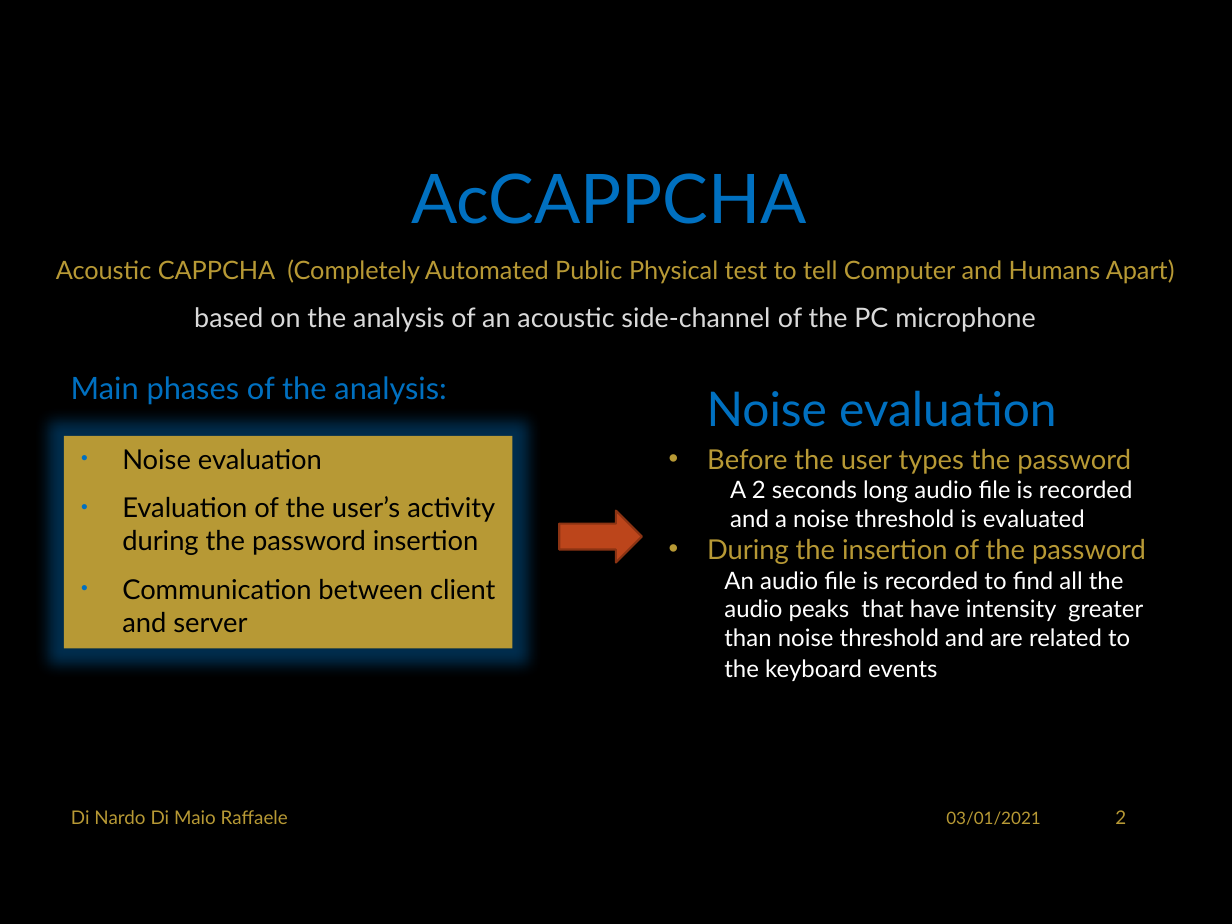
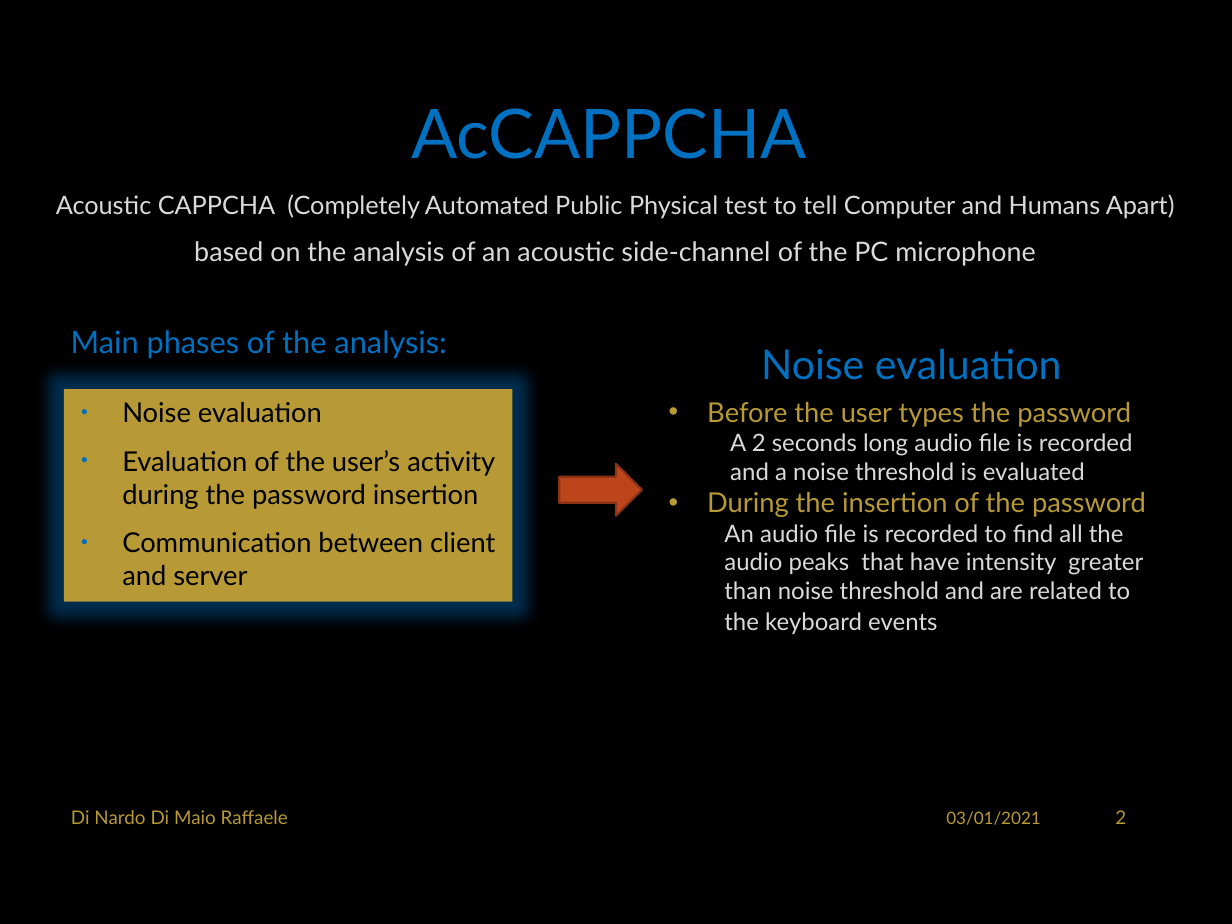
Before and after one commit to RaffaDNDM/AcCAPPCHA, a slide deck: slide 3 of Thesis/AcCAPPCHA.pptx. Drawn at 1232x924 pixels with LibreOffice and Linux fonts; fonts in the diff are those of the drawing; background and template pictures are left out. Boxes give left, top, right and bottom in pixels: in the first picture for what was removed or moved away, otherwise in the second. Text is boxed around its words. In the diff, an @@ line names an element or a change of style, - is before the commit and + after.

```diff
--- a/Thesis/AcCAPPCHA.pptx
+++ b/Thesis/AcCAPPCHA.pptx
@@ title "AcCAPPCHA": place and size @@
-title "AcCAPPCHA" at [411,173,807,224]
+title "AcCAPPCHA" at [411,108,807,159]
@@ text "Acoustic CAPPCHA (Completely Automated Public ...": place and size @@
-text "Acoustic CAPPCHA (Completely Automated Public ..." at [56,259,1175,332]
+text "Acoustic CAPPCHA (Completely Automated Public ..." at [56,194,1175,266]
@@ text at [56,194,1175,218]: text colour #B79935 to #DADADA in "Acoustic CAPPCHA (Completely Automated Public Physical test ..." @@
@@ text "Noise evaluation": place and size @@
-text "Noise evaluation" at [707,390,1056,427]
+text "Noise evaluation" at [761,348,1062,380]
@@ text "Noise evaluation" at [761,348,1062,380]: size 28 to 24 pt @@
@@ text at [724,433,1143,634]: text colour #FFFFFF to #DADADA in "A 2 seconds long audio file is ...", "An audio file is recorded to find ..." @@
@@ 3 texts, 1 right arrow: place and size @@
-3 texts, 1 right arrow at [64,376,1146,681]
+3 texts, 1 right arrow at [64,330,1146,634]
```
Also in this commit, not shown: 7 other slides changed, 2 slides removed, 6 other files.
